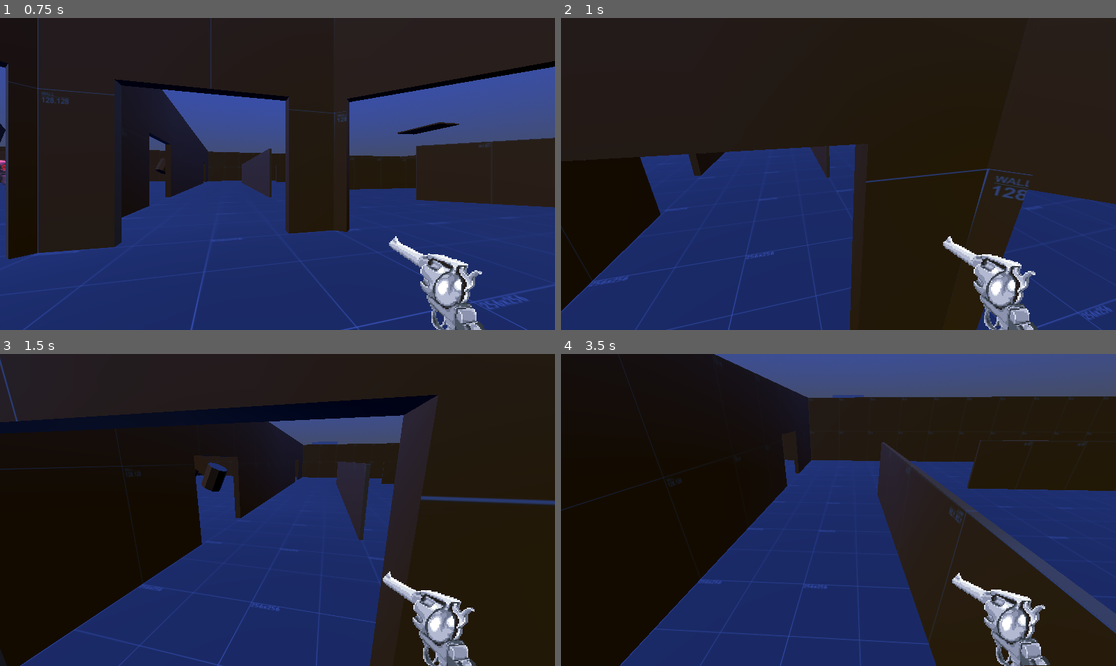
Above: before the commit, frames 1-4 (two rows, left to right).
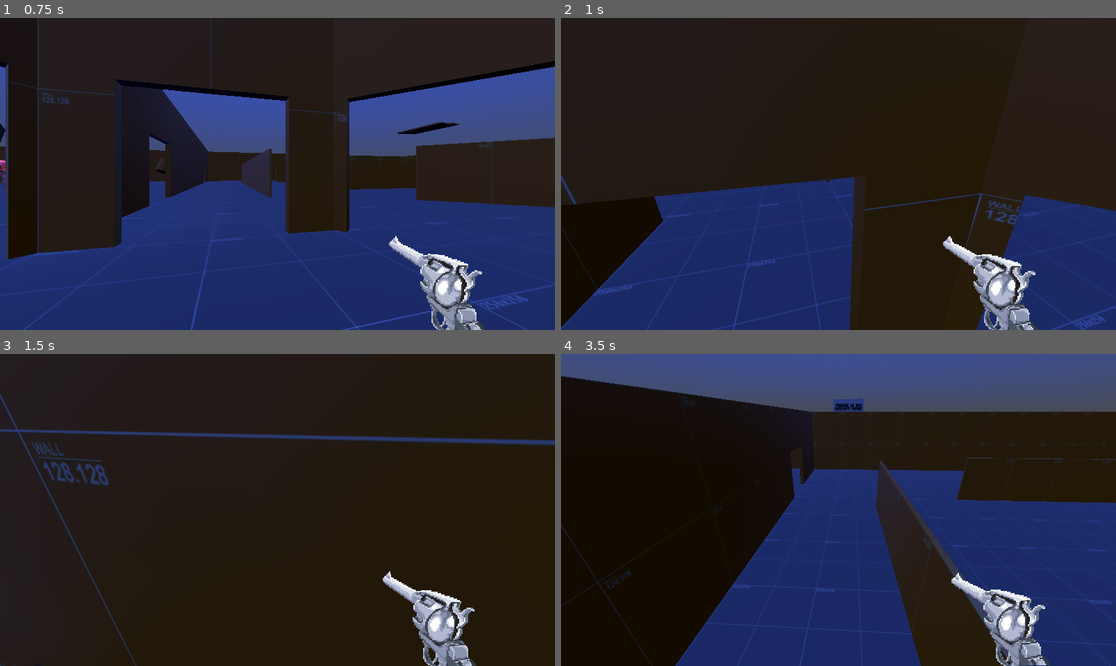
Above: after the commit, the same moments.

Repository: Liloslash/CocoonstrikeV2
Game: Godot game, scene res://world.tscn
Two runs of this game, one before a commit and one after it. Both use one fixed random seed, a clock stepped at 60 frames per second and the inputs below. Sound files missing from this copy of the repository are replaced by a short silence.
Inputs (mouse positions are in pixels of both pictures, inside the frame that each line leads up to):
- Up to frame 1 (0.75 s): move the mouse to (305, 174) at 0.52 s; hold W (up) from 0.53 s (still down); hold Q (slam) from 0.53 s (still down)
- Up to frame 2 (1 s): keep holding W (up); keep holding Q (slam); tap Space (jump) at 0.77, 0.8 s
- Up to frame 3 (1.5 s): keep holding W (up); tap Space (jump) at 1.07, 1.35 s; move the mouse to (249, 510) at 1.27 s; release Q (slam) at 1.28 s
- Up to frame 4 (3.5 s): keep holding W (up); tap Space (jump) at 1.52, 1.82, 3.02, 3.32 s; tap Q (slam) at 1.55, 2.85 s; move the mouse to (849, 503) at 2.02 s; hold Space (jump) 2.03-2.78 s; click (849, 503) at 2.1 s; move the mouse to (832, 516) at 2.77 s

Frame 1 is identical in both runs. In frame 2, 7.1% of the frame differs, in the area x 0-100%, y 40-100%; in frame 3, 41%, in the area x 0-100%, y 1-100%; in frame 4, 24%.

Commit message:
🔧 Corrections de bugs et optimisations
- Résolution conflit classe HitEffectParams
- Chemin RayCast corrigé
- Vérifications null ajoutées
- Pool AudioStreamPlayer optimisé
- Documentation mise à jour
- 0 erreur de linting

Diff:
--- a/Enemy/enemy.gd
+++ b/Enemy/enemy.gd
@@ -1,17 +1,7 @@
 extends CharacterBody3D
 
 # === CLASSE POUR LES PARAMÈTRES D'EFFET ===
-class HitEffectParams:
-	var shake_duration: float = 0.25
-	var shake_intensity: float = 0.1
-	var shake_frequency: float = 20.0
-	var shake_axes: Vector3 = Vector3(1.0, 1.0, 0.0)  # X, Y, Z (0.0 = désactivé, 1.0 = activé)
-
-	func _init(duration: float = 0.25, intensity: float = 0.1, frequency: float = 20.0, axes: Vector3 = Vector3(1.0, 1.0, 0.0)):
-		shake_duration = duration
-		shake_intensity = intensity
-		shake_frequency = frequency
-		shake_axes = axes
+# (Définie dans HitEffectParams.gd)
 
 # === PARAMÈTRES EXPORTÉS ===
 @export_group("Statistiques")
@@ -100,7 +90,7 @@
 		pass  # Le mouvement est géré par _on_velocity_computed()
 
 # === SYSTÈME DE DÉGÂTS ===
-func take_damage(damage: int, hit_effect_params: HitEffectParams = null):
+func take_damage(damage: int, hit_effect_params: Dictionary = {}):
 	if not is_alive:
 		return
 
@@ -190,7 +180,7 @@
 	flash_tween.set_ease(Tween.EASE_OUT)
 
 # === EFFET DE VIBRATION ===
-func _create_hit_shake(effect_params: HitEffectParams):
+func _create_hit_shake(effect_params: Dictionary):
 	# Vérification que l'ennemi est vivant et a un sprite
 	if not is_alive or not sprite:
 		return
@@ -203,19 +193,25 @@
 	var shake_tween = create_tween()
 	shake_tween.set_loops()  # Le tween se répète
 
+	# Récupération des paramètres avec valeurs par défaut
+	var duration = effect_params.get("duration", 0.25)
+	var intensity = effect_params.get("intensity", 0.1)
+	var frequency = effect_params.get("frequency", 20.0)
+	var axes = effect_params.get("axes", Vector3(1.0, 1.0, 0.0))
+
 	# Calcul du nombre d'oscillations basé sur la durée et la fréquence
-	var oscillations = int(effect_params.shake_duration * effect_params.shake_frequency)
+	var oscillations = int(duration * frequency)
 
 	# Création du pattern de vibration
 	for i in range(oscillations):
 		# Calcul de l'intensité qui diminue progressivement
-		var current_intensity = effect_params.shake_intensity * (1.0 - float(i) / float(oscillations))
+		var current_intensity = intensity * (1.0 - float(i) / float(oscillations))
 
 		# Direction aléatoire pour la vibration (seulement sur les axes activés)
 		var random_direction = Vector3(
-			randf_range(-1.0, 1.0) * effect_params.shake_axes.x,
-			randf_range(-1.0, 1.0) * effect_params.shake_axes.y,
-			randf_range(-1.0, 1.0) * effect_params.shake_axes.z
+			randf_range(-1.0, 1.0) * axes.x,
+			randf_range(-1.0, 1.0) * axes.y,
+			randf_range(-1.0, 1.0) * axes.z
 		).normalized()
 
 		# Décalage de vibration
@@ -223,7 +219,7 @@
 		var shake_rotation_offset = Vector3(0, 0, random_direction.z * current_intensity)
 
 		# Durée de chaque oscillation
-		var oscillation_duration = effect_params.shake_duration / float(oscillations)
+		var oscillation_duration = duration / float(oscillations)
 
 		# Ajout du mouvement au tween (relatif à la position originale)
 		shake_tween.tween_property(sprite, "position", original_position + shake_offset, oscillation_duration)
@@ -234,7 +230,7 @@
 	shake_tween.tween_property(sprite, "rotation", original_rotation, 0.1)
 
 	# Arrêt du tween après la durée totale
-	await get_tree().create_timer(effect_params.shake_duration).timeout
+	await get_tree().create_timer(duration).timeout
 	shake_tween.kill()
 
 	# Forcer le retour à la position originale (sécurité)
--- a/Player/PlayerCamera.gd
+++ b/Player/PlayerCamera.gd
@@ -64,6 +64,8 @@
 	# Récupérer la vitesse actuelle du joueur
 	if movement_component:
 		current_speed = movement_component.get_current_speed()
+	else:
+		current_speed = 0.0
 
 	_handle_camera_shake(delta)
 	_handle_head_bob(delta)
--- a/Player/PlayerCombat.gd
+++ b/Player/PlayerCombat.gd
@@ -25,7 +25,7 @@
 		return
 
 	# Récupération des références
-	raycast = player.get_node_or_null("Camera3D/RayCast3D")
+	raycast = player.get_node_or_null("PlayerCamera/RayCast3D")
 	revolver_sprite = player.get_node_or_null("HUD_Layer/Revolver")
 	camera_component = player.get_node_or_null("PlayerCamera")
 
@@ -49,11 +49,7 @@
 	raycast.target_position = Vector3(0, 0, -1000)  # Portée vers l'avant
 	raycast.enabled = true
 	raycast.collision_mask = 2  # Ne détecter que la layer 2 (ennemis)
-	if raycast.has_method("set_exclude_parent_body"):
-		# Godot 4 expose exclude_parent comme propriété, mais on garde une compat de méthode
-		raycast.set_exclude_parent_body(true)
-	elif "exclude_parent" in raycast:
-		raycast.exclude_parent = true
+	raycast.exclude_parent = true  # Exclure le parent du raycast
 
 # === CONNEXION DU REVOLVER ===
 func _connect_revolver() -> void:
@@ -82,13 +78,13 @@
 	var hit_effect_params = null
 	if revolver_sprite and revolver_sprite.has_method("get_hit_effect_params"):
 		var effect_data = revolver_sprite.get_hit_effect_params()
-		# Créer un objet HitEffectParams à partir des données du revolver
-		hit_effect_params = collider.HitEffectParams.new(
-			effect_data["duration"],
-			effect_data["intensity"],
-			effect_data["frequency"],
-			effect_data["axes"]
-		)
+		# Créer un dictionnaire avec les paramètres d'effet
+		hit_effect_params = {
+			"duration": effect_data["duration"],
+			"intensity": effect_data["intensity"],
+			"frequency": effect_data["frequency"],
+			"axes": effect_data["axes"]
+		}
 
 	collider.take_damage(revolver_damage, hit_effect_params)
 
--- a/Player/PlayerMovement.gd
+++ b/Player/PlayerMovement.gd
@@ -43,7 +43,7 @@
 	# Récupérer la référence à la caméra avec vérification
 	camera_component = player.get_node_or_null("PlayerCamera") as PlayerCamera
 	# Calculer la vélocité de saut basée sur la hauteur désirée
-	call_deferred("_calculate_jump_velocity")
+	_calculate_jump_velocity()
 
 # === GESTION PRINCIPALE ===
 func _physics_process(delta: float) -> void:
@@ -87,6 +87,7 @@
 		if is_jumping_state:
 			is_jumping_state = false
 			jump_time = 0.0
+			can_slam = true  # Réactiver le slam pour le prochain saut
 			# Arrêter l'effet de regard vers le bas
 			if camera_component:
 				camera_component.stop_jump_look_down()
@@ -141,6 +142,7 @@
 func start_slam() -> void:
 	if not player.is_on_floor() and jump_time >= min_time_before_slam and can_slam and not is_slamming and not is_frozen:
 		is_slamming = true
+		can_slam = false  # Empêcher les slams multiples
 		player.velocity.y = slam_velocity
 
 func get_current_speed() -> float:
--- a/Player/player.tscn
+++ b/Player/player.tscn
@@ -195,7 +195,7 @@
 max_speed = 9.1
 freeze_duration_after_slam = 1.1
 jump_height = 3.5
-jump_velocity = 4.0
+fall_gravity_multiplier = 0.6
 
 [node name="AudioStreamPlayer3D" type="AudioStreamPlayer3D" parent="."]
 
--- a/Revolver/revolver.gd
+++ b/Revolver/revolver.gd
@@ -83,6 +83,7 @@
 var audio_player: AudioStreamPlayer2D       # Pour les sons de rechargement
 var gunshot_audio_player: AudioStreamPlayer2D  # Pour les sons de tir (séparé)
 var empty_click_audio_player: AudioStreamPlayer2D  # Pour les sons de clic vide (séparé)
+var temp_audio_players: Array[AudioStreamPlayer2D] = []  # Pool d'objets temporaires
 
 # === POSITIONS POUR L'ANIMATION ===
 var reload_position: Vector2     # Position quand l'arme est baissée
@@ -119,6 +120,9 @@
 	# Lecteur audio séparé pour les clics vides (permet la superposition)
 	empty_click_audio_player = AudioStreamPlayer2D.new()
 	add_child(empty_click_audio_player)
+
+	# === INITIALISATION DU POOL D'AUDIO PLAYERS ===
+	_initialize_audio_pool()
 
 	# === INITIALISATION DU SWAY ===
 	_start_sway_system()
@@ -278,14 +282,37 @@
 
 func _play_sound_with_superposition(target_player: AudioStreamPlayer2D, sound: AudioStream):
 	if target_player.playing:
-		var temp_player = AudioStreamPlayer2D.new()
-		add_child(temp_player)
+		# Utiliser un player du pool au lieu d'en créer un nouveau
+		var temp_player = _get_temp_audio_player()
 		temp_player.stream = sound
 		temp_player.play()
-		temp_player.finished.connect(func(): temp_player.queue_free())
+		temp_player.finished.connect(func(): _return_temp_audio_player(temp_player))
 	else:
 		target_player.stream = sound
 		target_player.play()
+
+# === GESTION DU POOL D'AUDIO PLAYERS ===
+func _initialize_audio_pool():
+	# Créer 3 AudioStreamPlayer2D en réserve
+	for i in range(3):
+		var temp_player = AudioStreamPlayer2D.new()
+		add_child(temp_player)
+		temp_audio_players.append(temp_player)
+
+func _get_temp_audio_player() -> AudioStreamPlayer2D:
+	# Chercher un player disponible
+	for player in temp_audio_players:
+		if not player.playing:
+			return player
+	# Si aucun disponible, en créer un nouveau
+	var new_player = AudioStreamPlayer2D.new()
+	add_child(new_player)
+	temp_audio_players.append(new_player)
+	return new_player
+
+func _return_temp_audio_player(_player: AudioStreamPlayer2D):
+	# Le player sera réutilisé automatiquement
+	pass
 
 # === FONCTIONS DE TREMBLEMENT DE L'ARME ===
 func _create_weapon_shake():
@@ -332,9 +359,8 @@
 	# Retour à la position de référence à la fin
 	shake_tween.tween_property(self, "position", reference_position, 0.05)
 
-	# Arrêt du tween après la durée totale
-	await get_tree().create_timer(shake_duration).timeout
-	shake_tween.kill()
+	# Arrêt du tween après la durée totale (sans await)
+	shake_tween.tween_callback(func(): shake_tween.kill()).set_delay(shake_duration)
 
 # === SYSTÈME DE SWAY ===
 
Not shown, added: Player/HitEffectParams.gd.uid
Not shown, changed: Doc_Projet.md
Not shown, changed: Doc_Roadmap.md
